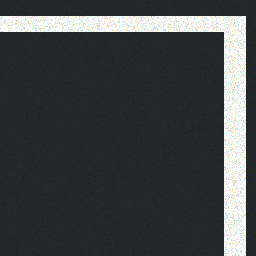
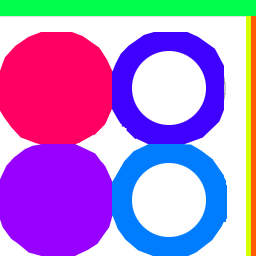
Layered file, before and after one edit (256x256). Changes by layer:
hid "noise" over [0, 0, 256, 256]
hid "texture", painted on it over [0, 0, 256, 256]
painted on "colors" over [0, 32, 227, 256]
showed "template" over [0, 0, 256, 256]
